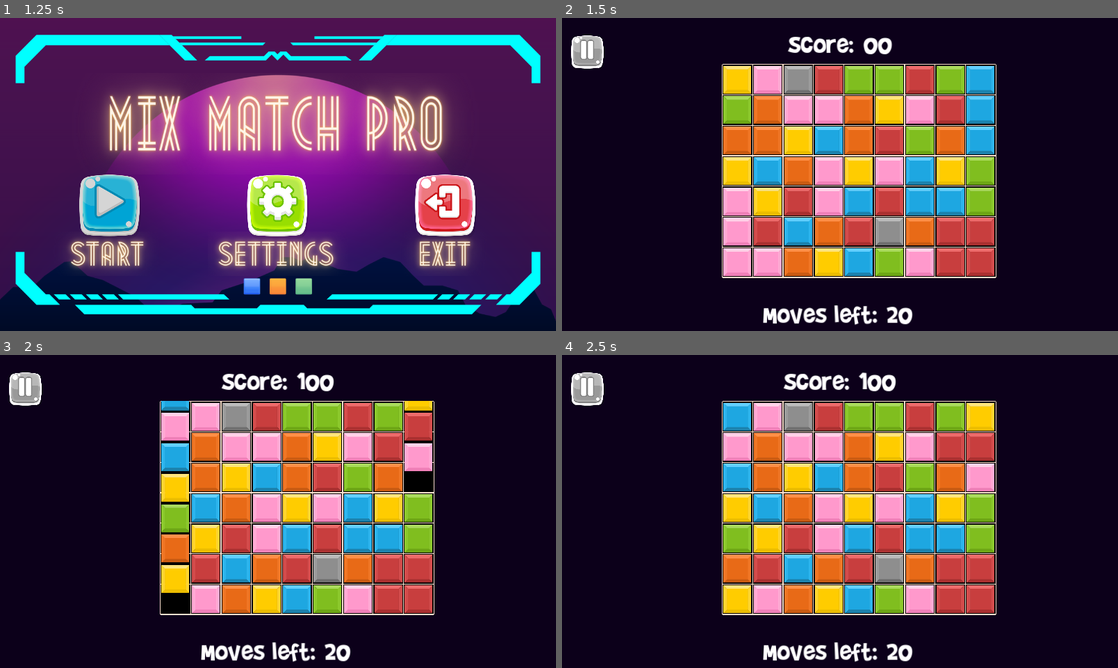
Above: before the commit, frames 1-4 (two rows, left to right).
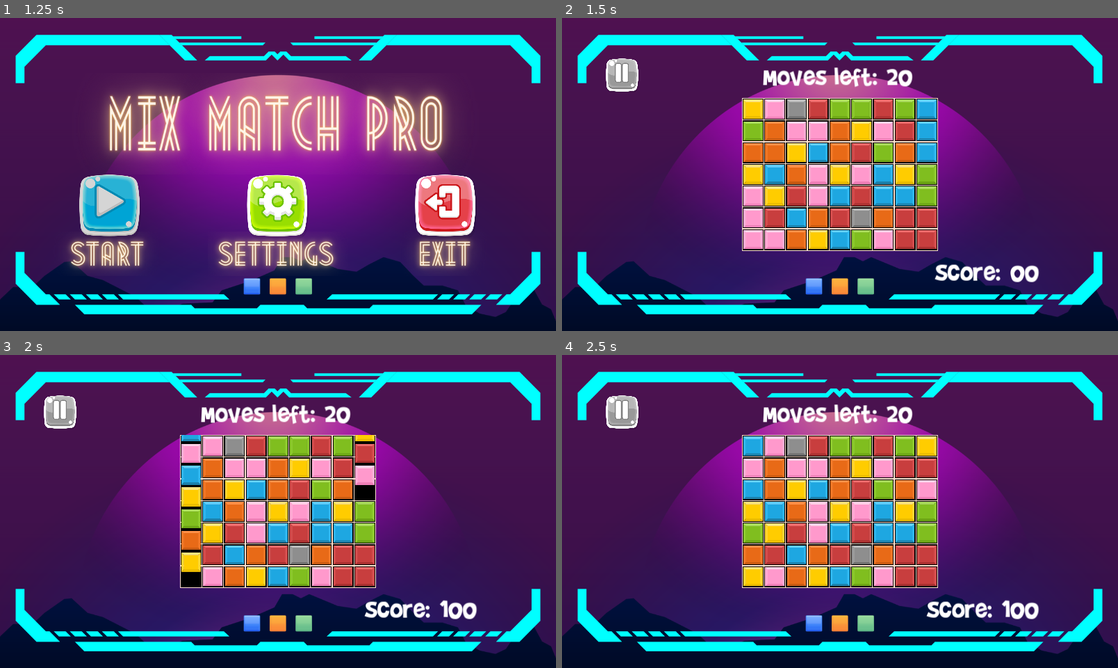
Above: after the commit, the same moments.

Repository: bonsaipropaganda/match-3-with-a-twist
Game: Godot game, scene res://Content/main.tscn
Same seed, same stepped clock (60 frames per second), same inputs: the game is played once before the commit and once after it. The engine's default icon, where the game draws it, is replaced by a stand-in: a white triangle on a blue panel in a dark square.
Inputs (mouse positions are in pixels of both pictures, inside the frame that each line leads up to):
- Up to frame 1 (1.25 s): click (111, 205) at 0.5 s
- Up to frame 2 (1.5 s): click (673, 205) at 1.25 s
- Up to frame 3 (2 s): no input
- Up to frame 4 (2.5 s): move the mouse to (739, 486) at 2.02 s; press the mouse at (739, 486) at 2.03 s

Frame 1 is identical in both runs. In frame 2, 91% of the frame differs, in the area x 0-100%, y 0-99%; in frame 3, 91%; in frame 4, 91%.

Commit message:
Merge stuff

Diff:
--- a/Content/Grid/grid.gd
+++ b/Content/Grid/grid.gd
@@ -68,6 +68,8 @@
 	# Update move left after ready
 	move_left_changed.emit(move_left)
 
+	position.x = 640 - (tile_width * grid_width)/2
+	position.y = 360 - (tile_width * grid_height)/2
 
 func _process(_delta):
 	if Engine.is_editor_hint():
--- a/Content/UserInterface/game_ui.tscn
+++ b/Content/UserInterface/game_ui.tscn
@@ -1,8 +1,9 @@
-[gd_scene load_steps=10 format=3 uid="uid://44pumqm1otrx"]
+[gd_scene load_steps=11 format=3 uid="uid://44pumqm1otrx"]
 
 [ext_resource type="Texture2D" uid="uid://blgd5sbvd3rv3" path="res://art/gui/FreeGUI/Button_x8.png" id="1_vhol0"]
 [ext_resource type="Script" path="res://Content/UserInterface/game_ui.gd" id="1_vjmls"]
 [ext_resource type="Texture2D" uid="uid://wm4f7o8xmxa3" path="res://art/gui/FreeGUI/Button_pressed_x8.png" id="2_pl6m7"]
+[ext_resource type="Texture2D" uid="uid://cgcut4b84w45a" path="res://art/gui/menu/MixMatch - Background Gameplay.png" id="2_s4usy"]
 [ext_resource type="Texture2D" uid="uid://bhmffmcpulflf" path="res://art/gui/FreeGUI/Button_hover_x8.png" id="3_jhhtc"]
 [ext_resource type="FontFile" uid="uid://cq58k7wkj7k25" path="res://art/fonts/brandy_brunch/BradBunR.ttf" id="5_xvdsi"]
 [ext_resource type="AudioStream" uid="uid://dfv33e21od60g" path="res://art/sounds/mouse_click.mp3" id="6_y6nn3"]
@@ -29,6 +30,12 @@
 mouse_filter = 1
 script = ExtResource("1_vjmls")
 
+[node name="TextureRect" type="TextureRect" parent="."]
+layout_mode = 0
+offset_right = 40.0
+offset_bottom = 40.0
+texture = ExtResource("2_s4usy")
+
 [node name="MarginContainer" type="MarginContainer" parent="."]
 layout_mode = 1
 anchors_preset = 15
@@ -46,9 +53,10 @@
 
 [node name="PauseButton" type="TextureButton" parent="MarginContainer/Control"]
 layout_mode = 1
-offset_top = 20.0
-offset_right = 332.0
-offset_bottom = 99.0
+offset_left = 80.0
+offset_top = 73.0
+offset_right = 412.0
+offset_bottom = 152.0
 size_flags_horizontal = 3
 size_flags_stretch_ratio = 0.1
 texture_normal = SubResource("AtlasTexture_dlgyj")
@@ -59,16 +67,15 @@
 
 [node name="MovesLeft" type="HBoxContainer" parent="MarginContainer/Control"]
 layout_mode = 1
-anchors_preset = 7
+anchors_preset = -1
 anchor_left = 0.5
-anchor_top = 1.0
+anchor_top = 0.092
 anchor_right = 0.5
-anchor_bottom = 1.0
+anchor_bottom = 0.123
 offset_left = -176.0
-offset_top = -79.0
 offset_right = 176.0
+offset_bottom = 79.0
 grow_horizontal = 2
-grow_vertical = 0
 
 [node name="Label" type="Label" parent="MarginContainer/Control/MovesLeft"]
 layout_mode = 2
@@ -85,13 +92,16 @@
 
 [node name="Score" type="HBoxContainer" parent="MarginContainer/Control"]
 layout_mode = 1
-anchors_preset = 5
-anchor_left = 0.5
-anchor_right = 0.5
-offset_left = -72.0
-offset_right = 72.0
-offset_bottom = 79.0
-grow_horizontal = 2
+anchors_preset = -1
+anchor_left = 0.869
+anchor_top = 0.854
+anchor_right = 0.869
+anchor_bottom = 0.87
+offset_left = -239.0
+offset_top = -79.0
+offset_right = 3.67165e-05
+grow_horizontal = 0
+grow_vertical = 0
 
 [node name="Label" type="Label" parent="MarginContainer/Control/Score"]
 layout_mode = 2
--- a/Content/game_scene.tscn
+++ b/Content/game_scene.tscn
@@ -7,15 +7,16 @@
 [node name="GameScene" type="Node2D"]
 script = ExtResource("1_u61ru")
 
+[node name="CanvasLayer" type="CanvasLayer" parent="."]
+
+[node name="GameUI" parent="CanvasLayer" instance=ExtResource("3_0gh26")]
+
 [node name="Grid" parent="." instance=ExtResource("2_benkg")]
 position = Vector2(369, 107)
 grid_width = 9
 grid_height = 7
+tile_width = 50.0
 move_left = 20
-
-[node name="CanvasLayer" type="CanvasLayer" parent="."]
-
-[node name="GameUI" parent="CanvasLayer" instance=ExtResource("3_0gh26")]
 
 [connection signal="game_over" from="Grid" to="." method="_on_game_over"]
 [connection signal="move_left_changed" from="Grid" to="CanvasLayer/GameUI" method="set_moves_left"]
--- a/project.godot
+++ b/project.godot
@@ -44,5 +44,4 @@
 
 renderer/rendering_method="gl_compatibility"
 renderer/rendering_method.mobile="gl_compatibility"
-textures/vram_compression/import_etc2_astc=true
 environment/defaults/default_clear_color=Color(0.0470588, 0, 0.101961, 1)
Binary file added: art/gui/menu/MixMatch - Background Gameplay.png
Not shown, added: art/gui/menu/MixMatch - Background Gameplay.png.import
